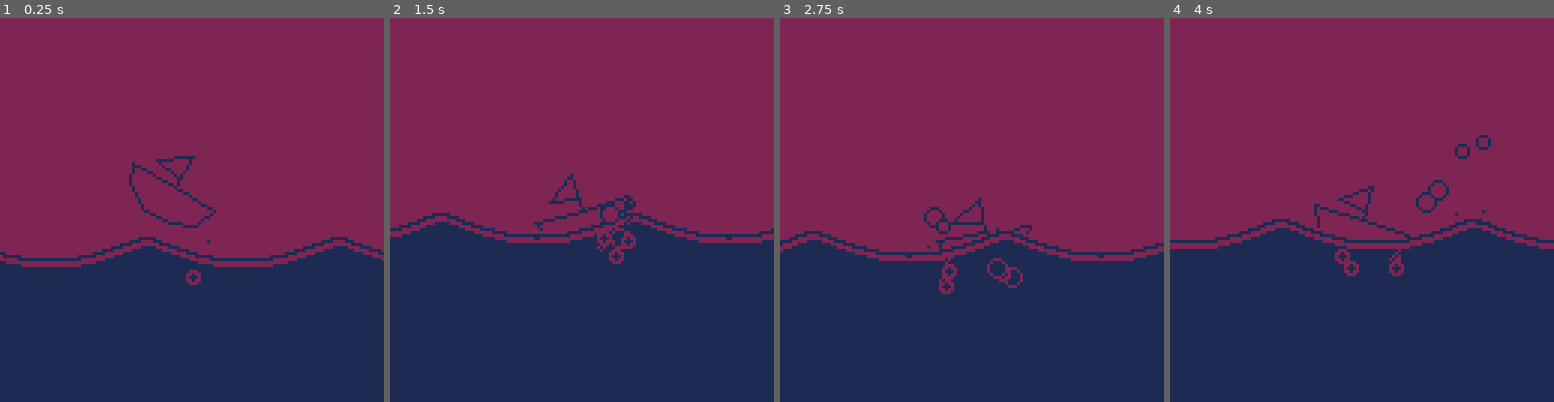
Above: before the commit, frames 1-4 (left to right).
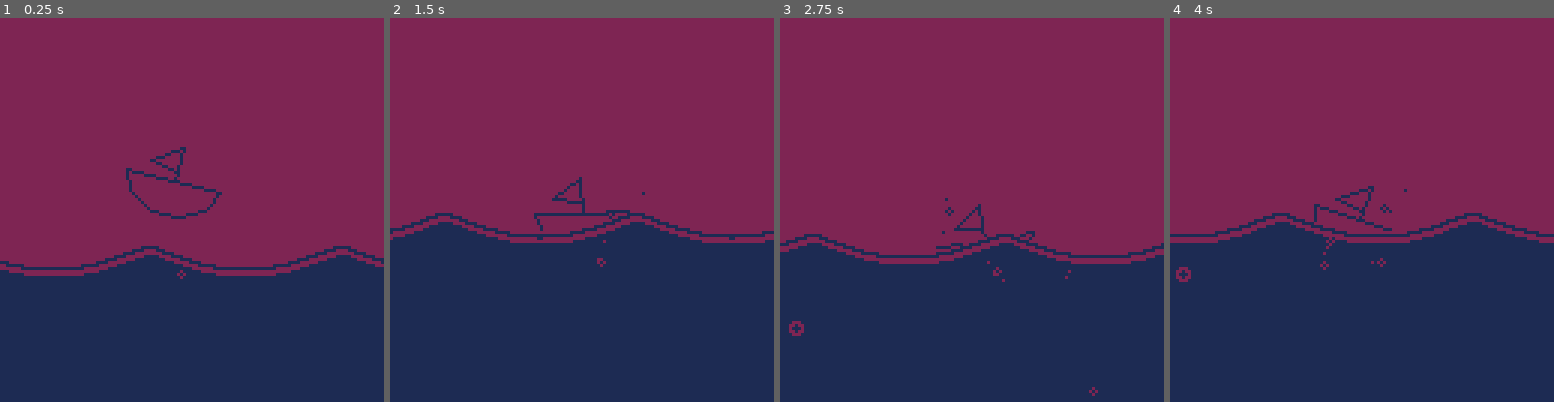
Above: after the commit, the same moments.

Repository: seleb/SimpleJam
Game: PICO-8 cartridge sailin.p8
Two runs of this game, one before a commit and one after it. Both use one fixed random seed, a clock stepped at 60 frames per second and the inputs below.
Inputs:
- Up to frame 1 (0.25 s): no input
- Up to frame 2 (1.5 s): no input
- Up to frame 3 (2.75 s): hold Right 1.6-2.1 s; hold Up 2.15-2.42 s; hold Right from 2.47 s (still down)
- Up to frame 4 (4 s): release Right at 3.03 s; hold Left 3.08-3.58 s

The runs differ from the first frame. In frame 1, 3.6% of the frame differs, in the area x 0-100%, y 33-70%; in frame 2, 1.7%; in frame 3, 3.5%; in frame 4, 4.4%, in the area x 0-100%, y 30-69%.

Commit message:
polished existing visual stuff

Diff:
--- a/sailin.p8
+++ b/sailin.p8
@@ -7,6 +7,9 @@
 splashes = {}
 grav = 1
 
+wave_offset=0
+wave_speed=-1
+
 function lerp(a,b,t)
  return a+(b-a)*t
 end
@@ -26,17 +29,16 @@
 
 function update_splashes(s)
  if s.kill then
-  if s.r > 1 then
-   for i=0,rnd(s.r) do
-    local s2 = {}
-    s2.x = s.x
-    s2.y = s.y
-    s2.vx = rnd(2)*sgn(-s.vx)
-    s2.vy = -rnd(s.vy)-1
-    s2.r = rnd(s.r)
-    add(splashes,s2)
+  if s.r >= 1 then
+
+   local s2 = {}
+   s2.x = s.x
+   s2.y = s.y-2
+   s2.vx = rnd(2)*sgn(-s.vx)
+   s2.vy = -rnd(s.vy)-2
+   s2.r = 0.5
+   add(splashes,s2)
    end
-  end
   del(splashes,s)
   return
  end
@@ -51,8 +53,8 @@
   return
  end
 
- if abs(s.x-cam.x) > 128+s.r
- or abs(s.y-cam.y) > 128+s.r
+ if abs(s.x-cam.x) > 256+s.r
+ or abs(s.y-cam.y) > 256+s.r
  then
   s.kill = true
 
@@ -67,7 +69,9 @@
    for i=0,rnd(b.r) do
     local b2 = {}
     b2.x = b.x
++rnd(4)-2
     b2.y = b.y
++rnd(4)-2
     b2.vx = rnd(2)*sgn(-b.vx)
     b2.vy = rnd(10)+1
     b2.r = rnd(b.r)
@@ -78,6 +82,7 @@
   return
  end
  b.vy -= grav
+ b.vx += wave_speed
 
 
  b.vx *= 0.5
@@ -91,8 +96,8 @@
   return
  end
 
- if abs(b.x-cam.x) > 128+b.r
- or abs(b.y-cam.y) > 128+b.r
+ if abs(b.x-cam.x) > 256+b.r
+ or abs(b.y-cam.y) > 256+b.r
  then
   b.kill = true
   b.r = 0
@@ -101,11 +106,23 @@
 
  if flr(rnd(100)) == 1 then
   b.kill = true
-  b.r += 2
+  b.r += 1
  end
 end
 
 function _update()
+ wave_offset += wave_speed
+
+ if flr(rnd(20))==1 then
+  local b = {}
+  b.x = cam.x+rnd(256)
+  b.y = cam.y+128
+  b.vx = rnd(10)-5
+  b.vy = 0
+  b.r = flr(rnd(2)+1)
+  add(bubbles,b)
+ end
+
  foreach(splashes, update_splashes)
  foreach(bubbles, update_bubbles)
 
@@ -149,7 +166,7 @@
     s.y = player.y + rnd(6)-3
     s.vx = rnd(2)*sgn(-player.vx)
     s.vy = -rnd(abs(player.vy))-1
-    s.r = flr(rnd(2)+2)
+    s.r = flr(rnd(2))
     add(splashes,s)
 
     local b = {}
@@ -157,7 +174,7 @@
     b.y = pwave + rnd(3)+10
     b.vx = rnd(2)*sgn(-player.vx)
     b.vy = rnd(abs(player.vy))+10
-    b.r = flr(rnd(2)+2)
+    b.r = flr(rnd(2))
     add(bubbles,b)
    end
   end
@@ -200,8 +216,8 @@
  camera(cam.x, cam.y)
 
  draw_boat()
+ foreach(splashes, draw_splashes)
  draw_waves()
- foreach(splashes, draw_splashes)
  foreach(bubbles, draw_bubbles)
 
  --[[color(2)
@@ -293,7 +309,7 @@
 function wave(x)
  local t = 64 --period
  local a = 8 --amplitude
- local w1 = (x+time()*30)/(t*2)
+ local w1 = (x-wave_offset)/(t*2)
  w1 = abs(sin(w1))
  return flr(w1*a)
 end
